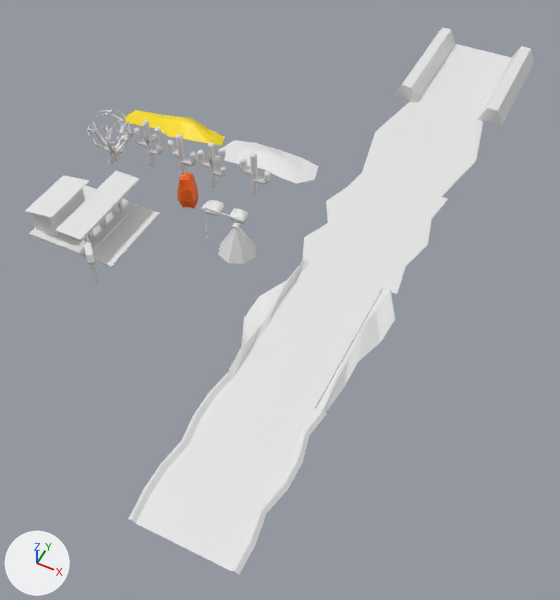
One commit to the Blender file assets/models/desert.blend: the scene before it, then after it.
Before and after are seen from a 50 mm camera at (23.0, -34.5, 71.4) aimed at (-9.0, 29.4, -8.5). The lights are fixed; the arrows at lower left show +X, +Y and +Z.

Objects in the first picture: '0_gas_station', '2_dune', 'border', 'border.001', 'border.002', 'border.003', 'border.004', 'road_part_a', 'road_part_b', 'road_part_c', 'road_part_d', 'road_part_transition'.
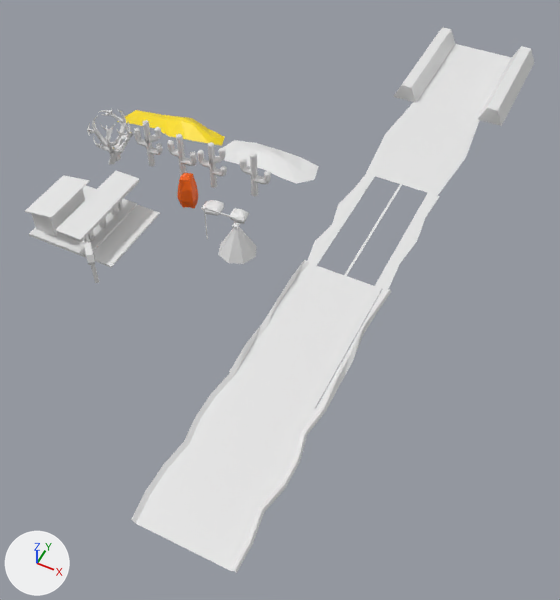
Commit message: desert tweaks, remove test models

The change, as a diff of the scene's bpy script:
```diff
--- a/assets/models/desert.blend.py
+++ b/assets/models/desert.blend.py
@@ me_plane_002 @@
 me_plane_002.from_pydata(...)  # 44 vertices, 29 faces; spans x -6.5..6.7, y -10.0..10.0, z 0.0..0.4
 # used by ob_border_001; parent = ob_road_part_a; location = (0.0, 0.0, 0.0)
+# me_plane_002 part 1
+for i in [15, 17, *range(23, 28)]: me_plane_002.vertices[i].co += Vector((-0.3, 0.0, 0.0))
@@ me_road_002 @@
 me_road_002.from_pydata(...)  # 12 vertices, 5 faces; spans x -5.0..5.0, y -10.0..10.0, z 0.0
 # used by ob_road_part_b; parent = ob_parts; location = (0.0, 40.0, 0.0)
 # verts and faces of me_road_002; kept vertices keep their numbers, new ones are numbered from 12
+# me_road_002 part 2
+delete_faces([(4, 9, 10, 7), (5, 6, 11, 8)])
@@ me_border_002 @@
 # used by ob_border_003; parent = ob_road_part_c; location = (0.0, 20.0, 0.0)
-me_border_002.from_pydata(...)  # 38 vertices, 24 faces; spans x -8.1..8.3, y -10.0..10.0, z 0.0..1.2
-me_border_002.vertices[12].co = (-5.9, -10.0, 0.0)  # pixel (227, 372)
-me_border_002.vertices[14].co = (-5.9, 10.0, 0.0)  # pixel (302, 260)
-me_border_002.vertices[16].co = (-6.3, -6.0, 0.0)  # pixel (241, 346)
-me_border_002.vertices[17].co = (-8.1, -2.0, 0.0)  # pixel (243, 318)
-me_border_002.vertices[18].co = (-8.1, 2.0, 0.0)  # pixel (259, 296)
-me_border_002.vertices[19].co = (-6.3, 6.0, 0.0)  # pixel (286, 280)
+me_border_002.from_pydata(...)  # 38 vertices, 24 faces; spans x -5.9..6.2, y -10.0..10.0, z 0.0..1.2
+# me_border_002 part 3
+me_border_002.vertices[12].co = (-5.9, -10.0, 0.0)  # pixel (227, 373)
+me_border_002.vertices[14].co = (-5.9, 10.0, 0.0)  # pixel (303, 260)
+me_border_002.vertices[16].co = (-5.8, -6.0, 0.0)
+me_border_002.vertices[17].co = (-5.8, -2.0, 0.0)  # pixel (260, 324)
+me_border_002.vertices[18].co = (-5.8, 2.0, 0.0)  # pixel (275, 302)
+me_border_002.vertices[19].co = (-5.8, 6.0, 0.0)
+# me_border_002 part 4: 6 of 38 vertices moved; they spanned x 6.3..8.3, y -10.0..10.0, z 0.0 and now span x 5.7..6.2, y -10.0..10.0, z 0.0; mean shift (-1.0, 0.0, 0.0); largest move (8.3, 6.0, 0.0) -> (5.9, 6.0, 0.0)
@@ me_border_001 @@
 me_border_001.from_pydata(...)  # 22 vertices, 9 faces; spans x -8.1..7.5, y -10.0..10.0, z 0.0
 # used by ob_border_002; parent = ob_road_part_b; location = (0.0, 40.0, 0.0)
-me_border_001.vertices[12].co = (-7.7, -6.0, 0.0)  # pixel (304, 237)
-me_border_001.vertices[14].co = (-8.1, 2.0, 0.0)  # pixel (326, 200)
-me_border_001.vertices[15].co = (-6.7, 6.0, 0.0)  # pixel (346, 187)
-me_border_001.vertices[5].co = (7.0, -10.0, 0.0)  # pixel (397, 293)
-me_border_001.vertices[7].co = (7.0, 10.0, 0.0)  # pixel (448, 198)
-me_border_001.vertices[19].co = (6.3, 5.0, 0.0)  # pixel (431, 219)
-me_border_001.vertices[20].co = (7.5, 0.0, 0.0)  # pixel (427, 244)
-me_border_001.vertices[21].co = (6.3, -5.0, 0.0)  # pixel (405, 266)
+# me_border_001 part 5
+for i in [4, 6, 13]: me_border_001.vertices[i].co += Vector((0.6, 0.0, 0.0))
+me_border_001.vertices[12].co = (-6.1, -6.0, 0.0)  # pixel (314, 241)
+me_border_001.vertices[14].co = (-6.3, 2.0, 0.0)  # pixel (337, 204)
+me_border_001.vertices[15].co = (-5.7, 6.0, 0.0)  # pixel (353, 189)
+# me_border_001 part 6
+me_border_001.vertices[5].co = (5.8, -10.0, 0.0)  # pixel (387, 290)
+me_border_001.vertices[7].co = (5.8, 10.0, 0.0)  # pixel (439, 196)
+me_border_001.vertices[19].co = (5.4, 5.0, 0.0)  # pixel (425, 217)
+me_border_001.vertices[20].co = (6.0, 0.0, 0.0)  # pixel (416, 241)
+me_border_001.vertices[21].co = (5.4, -5.0, 0.0)  # pixel (399, 264)
@@ me_border @@
 me_border.from_pydata(...)  # 12 vertices, 4 faces; spans x -7.9..7.9, y -10.0..10.0, z 0.0
 # used by ob_border; parent = ob_road_part_d; location = (0.0, 60.0, 0.0)
-me_border.vertices[6].co = (-6.0, -10.0, 0.0)  # pixel (361, 172)
-me_border.vertices[8].co = (-6.0, 10.0, 0.0)  # pixel (410, 101)
-me_border.vertices[10].co = (-7.9, 0.0, 0.0)  # pixel (375, 131)
-me_border.vertices[7].co = (6.0, -10.0, 0.0)  # pixel (441, 196)
-me_border.vertices[9].co = (6.0, 10.0, 0.0)  # pixel (483, 121)
-me_border.vertices[11].co = (7.9, 0.0, 0.0)  # pixel (476, 160)
+# me_border part 7
+me_border.vertices[6].co = (-5.4, -10.0, 0.0)  # pixel (365, 173)
+me_border.vertices[8].co = (-5.4, 10.0, 0.0)  # pixel (413, 102)
+me_border.vertices[10].co = (-6.4, 0.0, 0.0)  # pixel (385, 134)
+# me_border part 8
+me_border.vertices[7].co = (5.4, -10.0, 0.0)  # pixel (437, 195)
+me_border.vertices[9].co = (5.4, 10.0, 0.0)  # pixel (479, 120)
+me_border.vertices[11].co = (6.4, 0.0, 0.0)  # pixel (465, 157)
```

Boxes (x1, y1, x2, y2) around the edits, measured in the pictures (560 x 600 px; the box of a moved part takes in the faces that stretch with it):
'border.003', reshaped
    before: (227, 260, 395, 413)
    after: (229, 260, 391, 413)
'border.001', reshaped
    before: (128, 372, 327, 575)
    after: (131, 372, 324, 573)
'border.002', reshaped (9% narrower)
    before: (302, 173, 448, 294)
    after: (307, 174, 440, 290)
'border', reshaped
    before: (362, 101, 483, 197)
    after: (366, 102, 480, 196)
part 1 of me_plane_002, moved or reshaped
    before: (235, 411, 327, 575)
    after: (235, 411, 324, 573)
part 2 of me_road_002, deleted
    before: (317, 177, 427, 286)
part 3 of me_border_002, moved or reshaped (not visible afterwards)
    before: (227, 260, 304, 373)
part 4 of me_border_002, moved or reshaped
    before: (323, 290, 395, 413)
    after: (323, 290, 391, 413)
part 5 of me_border_001, moved or reshaped
    before: (302, 173, 368, 263)
    after: (307, 174, 368, 263)
part 6 of me_border_001, moved or reshaped
    before: (382, 195, 448, 294)
    after: (382, 195, 440, 290)
part 7 of me_border, moved or reshaped
    before: (362, 101, 416, 174)
    after: (366, 102, 416, 174)
part 8 of me_border, moved or reshaped
    before: (435, 119, 483, 197)
    after: (435, 119, 480, 196)
